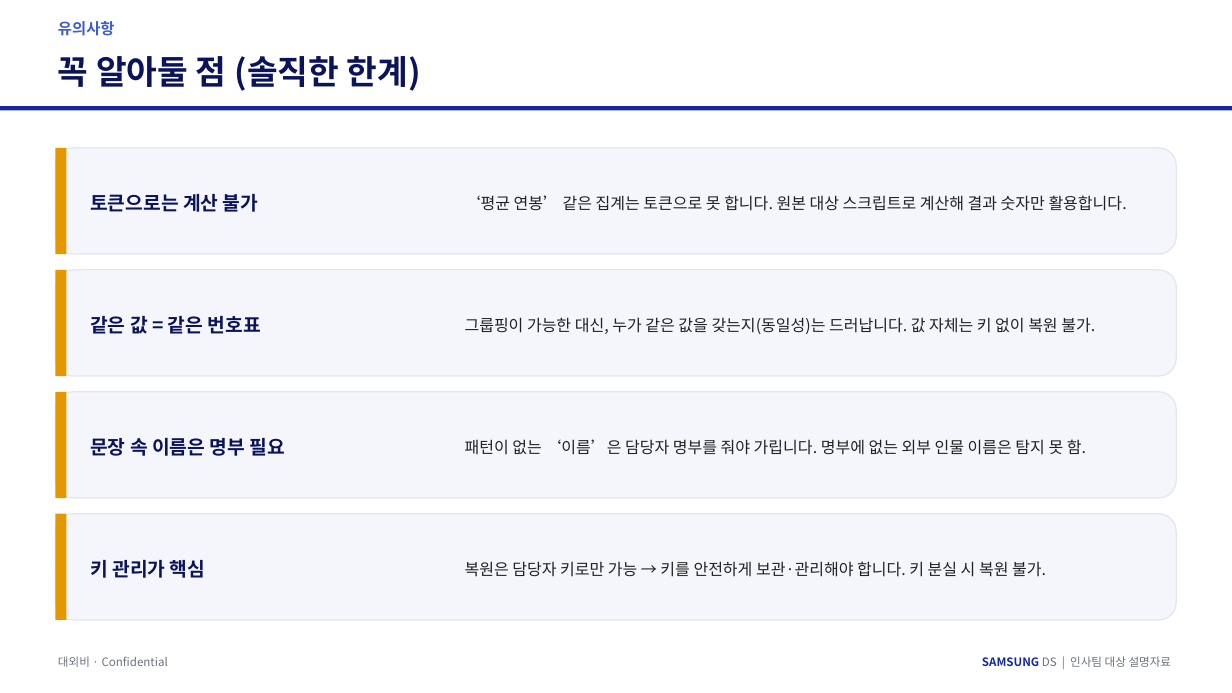
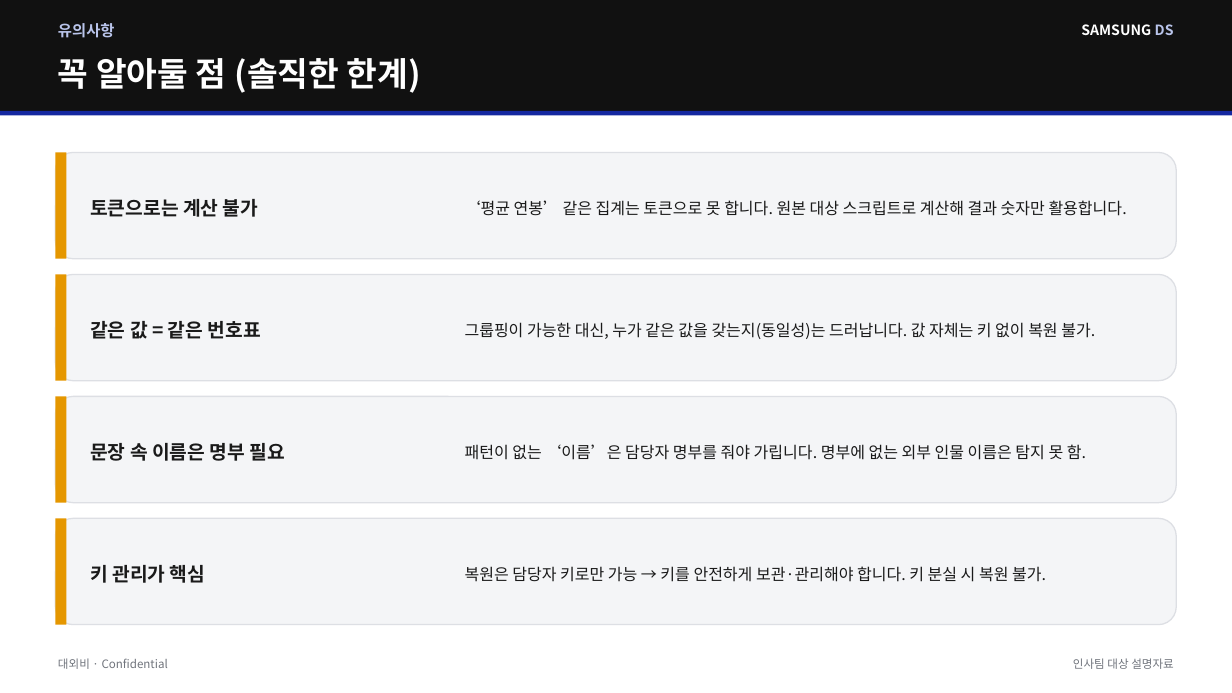
Before and after one commit to kos2001/pii-encryption-gateway, a slide deck: slide 8 of claudedocs/PII_게이트웨이_인사팀_설명.pptx. Drawn at 1232x693 pixels with LibreOffice and Linux fonts; fonts in the diff are those of the drawing. Boxes give left, top, right and bottom in pixels: in the first picture for what was removed or moved away, otherwise in the second. Text is boxed around its words. In the diff, an @@ line names an element or a change of style, - is before the commit and + after.

```diff
--- a/claudedocs/PII_게이트웨이_인사팀_설명.pptx
+++ b/claudedocs/PII_게이트웨이_인사팀_설명.pptx
@@ rectangle: place and size @@
-rectangle at (0,106,1232,110)
+rectangle at (0,0,1232,111)
@@ rectangle at (0,0,1232,111): fill #1428A0 to #111111 @@
@@ text "유의사항" at (58,23,115,38): text colour #3E5CD0 to #B9C4EA @@
@@ text added at (1081,24,1174,35), 11 pt, text #FFFFFF, bold @@
+SAMSUNG DS
@@ text "꼭 알아둘 점 (솔직한 한계)" at (58,58,421,93): text colour #0B145A to #FFFFFF @@
@@ rectangle added at (0,111,1232,116), fill #1428A0 @@
@@ 4 rectangles, 4 rounded rectangles: place and size @@
-4 rectangles, 4 rounded rectangles at (55,148,1177,620)
+4 rectangles, 4 rounded rectangles at (55,152,1177,625)
@@ fill #F4F6FB to #F4F5F7; outline #E2E6F0 1 pt to #DDDFE4 1 pt in 4 elements at (55,152,1177,259), (55,396,1177,503), (55,518,1177,625), (55,274,1177,381) @@
@@ text colour #0B145A to #1A1A1A in 4 elements at (90,443,284,461), (90,199,258,217), (90,321,261,339), (90,565,205,583) @@
@@ text colour #222222 to #1A1A1A in 4 elements at (465,444,1086,460), (465,200,1127,216), (465,322,1095,339), (465,566,1046,582) @@
@@ text "대외비 · Confidential" at (58,658,168,669): text colour #6B7280 to #70747C @@
@@ text at (1073,658,1174,669): text changed; text colour #6B7280 to #70747C @@
-SAMSUNG DS | 인사팀 대상 설명자료
+인사팀 대상 설명자료
```
Also in this commit, not shown: 8 other slides changed, 1 other file.
